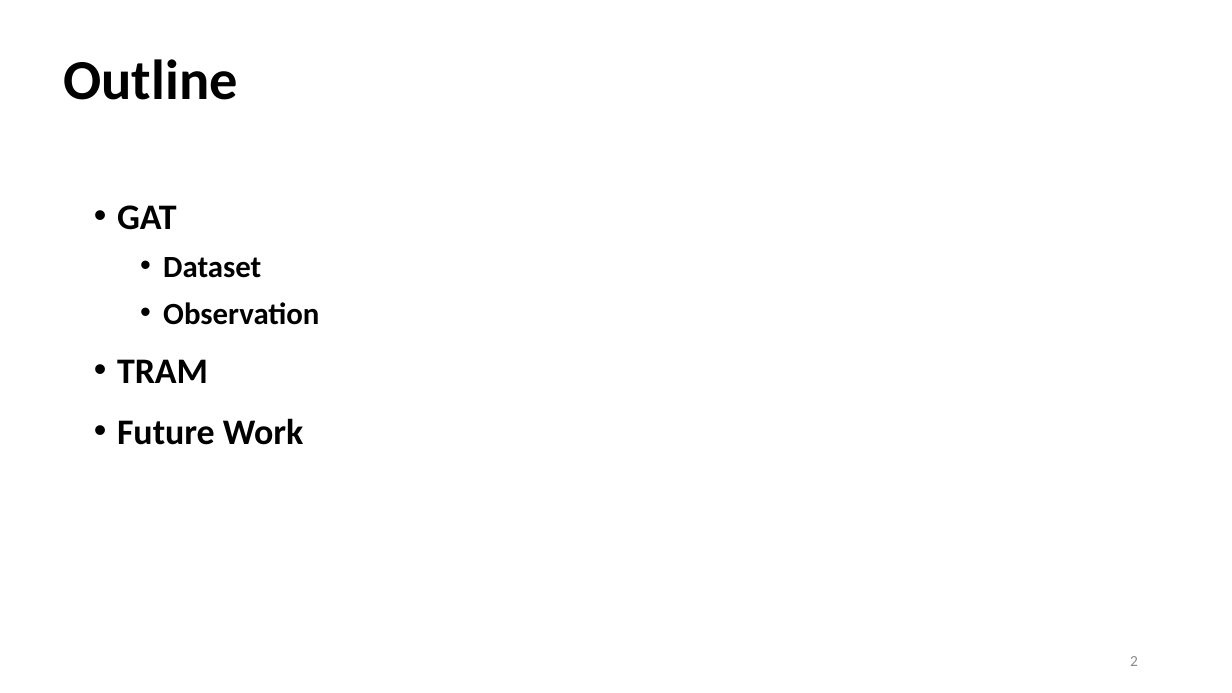
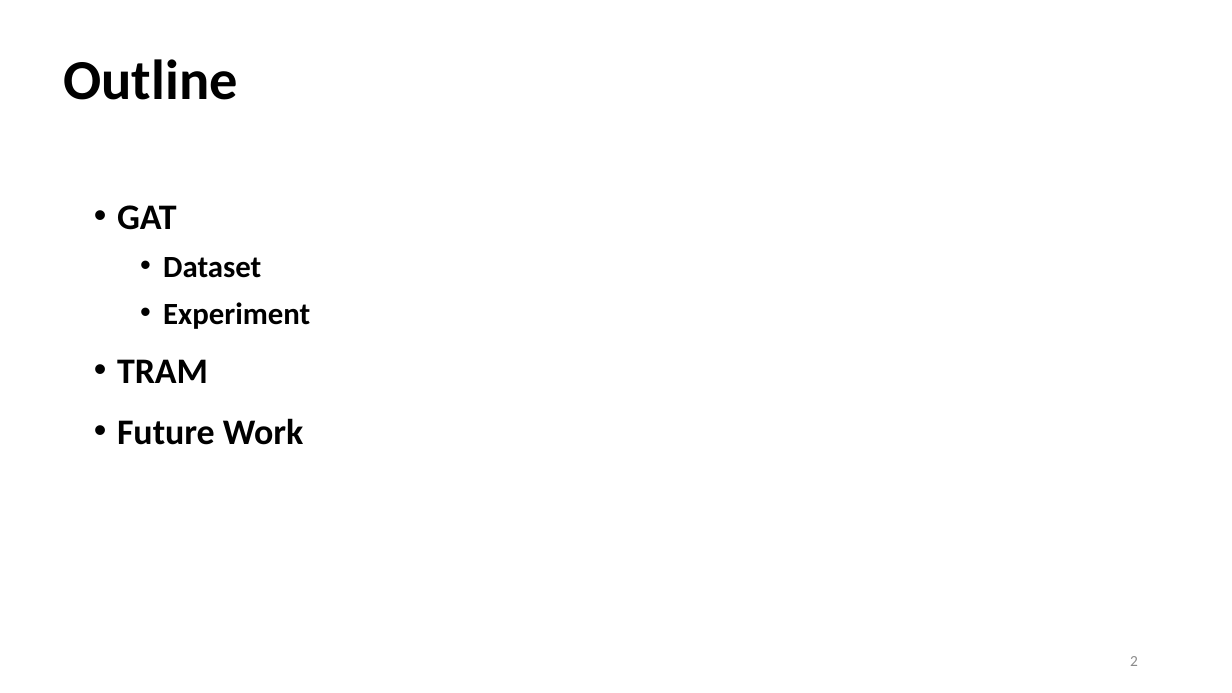
Before and after one commit to Bai1026/Intern-IIS, a slide deck: slide 2 of Meeting/Presentation_0830.pptx. Drawn at 1232x693 pixels with LibreOffice and Linux fonts; fonts in the diff are those of the drawing. Boxes give left, top, right and bottom in pixels: in the first picture for what was removed or moved away, otherwise in the second. Text is boxed around its words. In the diff, an @@ line names an element or a change of style, - is before the commit and + after.

```diff
--- a/Meeting/Presentation_0830.pptx
+++ b/Meeting/Presentation_0830.pptx
@@ text at (163,302,310,329): text changed @@
-  • Observation
+  • Experiment
```
Also in this commit, not shown: 2 other slides changed, 7 slides added, 4 slides removed, 8 other files.
